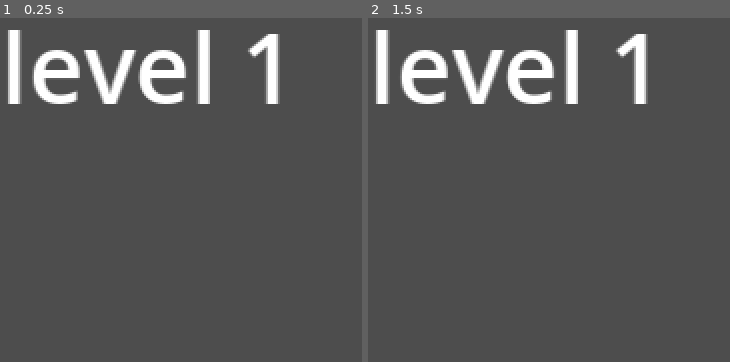
Above: before the commit, frames 1-2 (left to right).
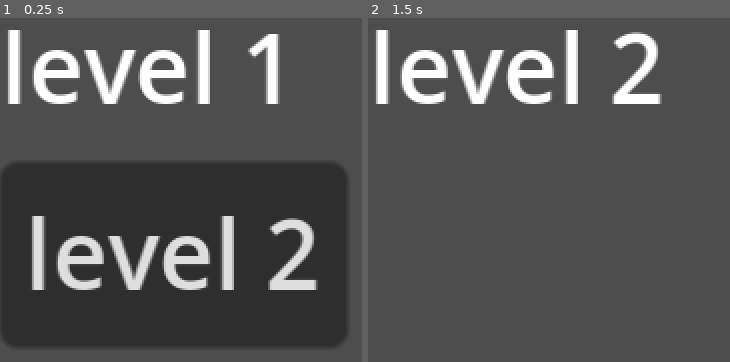
Above: after the commit, the same moments.

Repository: felipesouzx/SneakyPeeky
Game: Godot game, scene res://main.tscn
Two runs of this game, one before a commit and one after it. Both use one fixed random seed, a clock stepped at 60 frames per second and the inputs below.
Inputs (mouse positions are in pixels of both pictures, inside the frame that each line leads up to):
- Up to frame 1 (0.25 s): no input
- Up to frame 2 (1.5 s): click (541, 255) at 0.5 s, where only the run after the commit has a clickable "level 2"; tap Enter at 1.25 s; hold Up (ui_up) from 1.28 s (still down)

The runs differ from the first frame. In frame 1, 49% of the frame differs, in the area x 0-96%, y 42-96%; in frame 2, 1.6%.

Commit message:
implemented scene changing system

Diff:
--- /dev/null
+++ b/autoload/events.gd
@@ -0,0 +1 @@
+extends Node
--- /dev/null
+++ b/autoload/requests.gd
@@ -0,0 +1,4 @@
+extends Node
+
+
+signal change_scene(scene: PackedScene)
--- /dev/null
+++ b/components/general/scene_changer.gd
@@ -0,0 +1,10 @@
+@icon("res://components/general/scene_changer.svg")
+extends Node
+class_name SceneChanger
+
+
+@export var scene_file: PackedScene
+
+
+func change_scene() -> void:
+	Requests.change_scene.emit(scene_file)
--- /dev/null
+++ b/components/general/scene_changer.svg
@@ -0,0 +1 @@
+<svg xmlns="http://www.w3.org/2000/svg" height="24px" viewBox="0 -960 960 960" width="24px" fill="#e8eaed"><path d="m162.87-808.13 65 130q7 14 20 22t28 8q30 0 46-25.5t2-52.5l-41-82h80l65 130q7 14 20 22t28 8q30 0 46-25.5t2-52.5l-41-82h80l65 130q7 14 20 22t28 8q30 0 46-25.5t2-52.5l-41-82h114.26q37.78 0 64.39 26.61t26.61 64.39v474.26q0 37.78-26.61 64.39t-64.39 26.61H162.87q-37.78 0-64.39-26.37t-26.61-63.91v-474.98q0-37.78 26.61-64.39t64.39-26.61Z"/></svg>
--- a/main.tscn
+++ b/main.tscn
@@ -16,4 +16,5 @@
 anchor_bottom = 1.0
 grow_horizontal = 2
 grow_vertical = 2
+mouse_filter = 2
 metadata/_edit_use_anchors_ = true
--- a/project.godot
+++ b/project.godot
@@ -15,6 +15,11 @@
 config/features=PackedStringArray("4.2", "GL Compatibility")
 config/icon="res://icon.svg"
 
+[autoload]
+
+Events="*res://autoload/events.gd"
+Requests="*res://autoload/requests.gd"
+
 [display]
 
 window/size/viewport_width=240
--- a/scene_manager.gd
+++ b/scene_manager.gd
@@ -5,11 +5,11 @@
 
 
 func _ready() -> void:
+	Requests.change_scene.connect(change_scene)
 	add_scene(default_scene)
 
 
-func change_scene(scene_path: String) -> void:
-	var scene_file: PackedScene = load(scene_path)
+func change_scene(scene_file: PackedScene) -> void:
 	await remove_scene().tree_exited
 	add_scene(scene_file)
 
--- a/scenes/levels/level1.tscn
+++ b/scenes/levels/level1.tscn
@@ -1,8 +1,24 @@
-[gd_scene format=3 uid="uid://xlxujdbyimbt"]
+[gd_scene load_steps=3 format=3 uid="uid://xlxujdbyimbt"]
+
+[ext_resource type="Script" path="res://components/general/scene_changer.gd" id="1_xmqea"]
+[ext_resource type="PackedScene" uid="uid://443flvaqrnsg" path="res://scenes/levels/level2.tscn" id="2_0jfk2"]
 
 [node name="Level1" type="Node2D"]
 
-[node name="Label" type="Label" parent="."]
+[node name="VBoxContainer" type="VBoxContainer" parent="."]
 offset_right = 40.0
-offset_bottom = 23.0
+offset_bottom = 40.0
+
+[node name="Label" type="Label" parent="VBoxContainer"]
+layout_mode = 2
 text = "level 1"
+
+[node name="Button" type="Button" parent="VBoxContainer"]
+layout_mode = 2
+text = "level 2"
+
+[node name="SceneChanger" type="Node" parent="VBoxContainer/Button"]
+script = ExtResource("1_xmqea")
+scene_file = ExtResource("2_0jfk2")
+
+[connection signal="pressed" from="VBoxContainer/Button" to="VBoxContainer/Button/SceneChanger" method="change_scene"]
Not shown, added: components/general/scene_changer.svg.import
